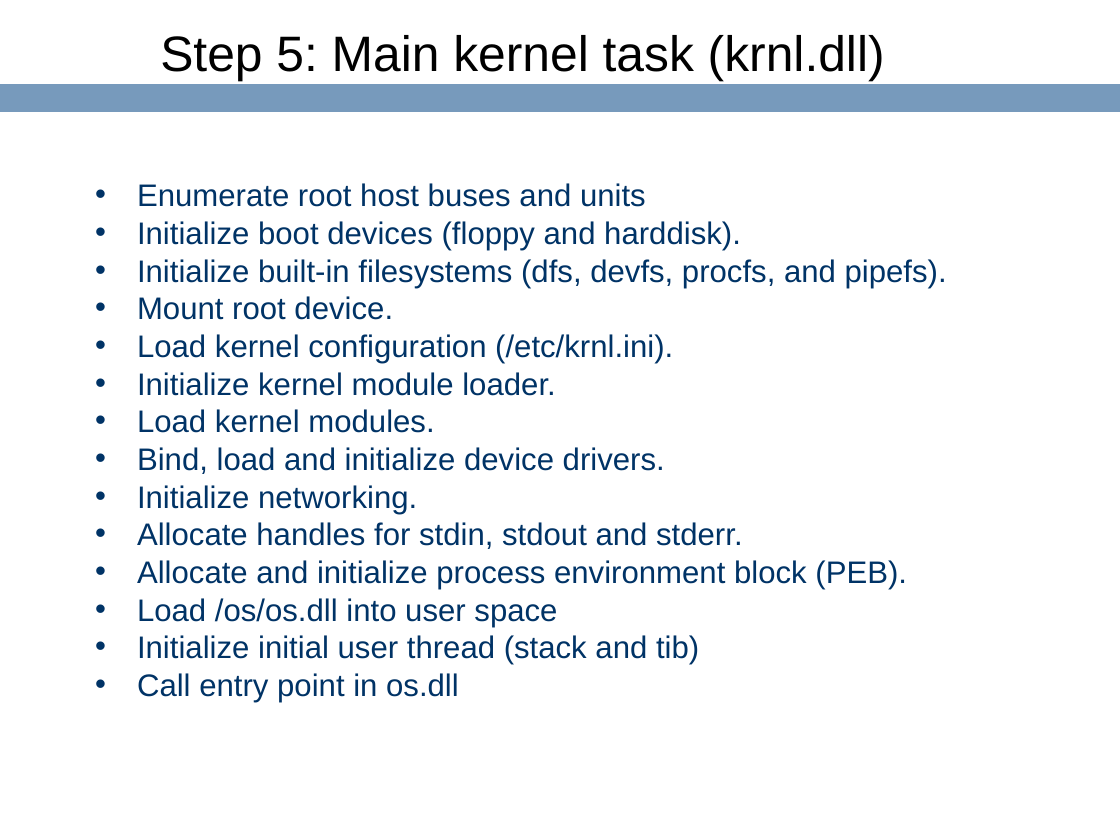
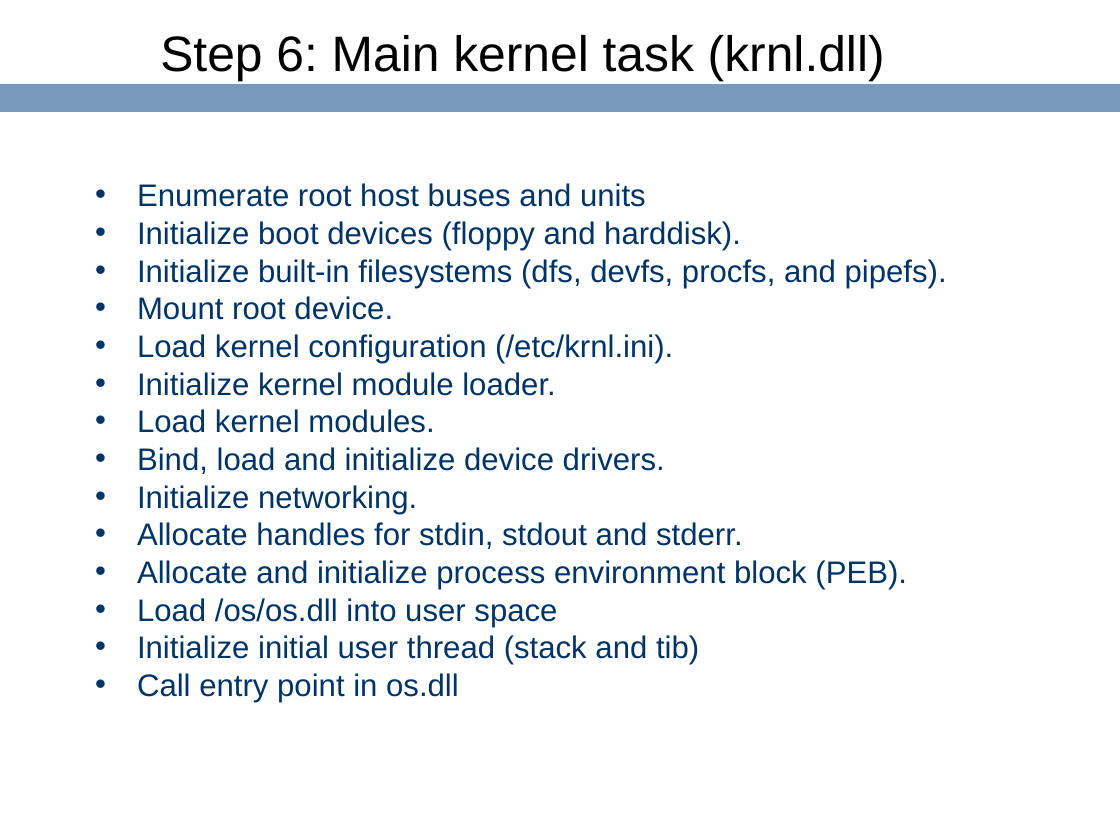
Before and after one commit to ringgaard/sanos, a slide deck: slide 22 of doc/sanostech.ppt (slide 21 before the commit). Drawn at 1120x840 pixels with LibreOffice and Linux fonts; fonts in the diff are those of the drawing; background and template pictures are left out. Boxes give left, top, right and bottom in pixels: in the first picture for what was removed or moved away, otherwise in the second. Text is boxed around its words. In the diff, an @@ line names an element or a change of style, - is before the commit and + after.

```diff
--- a/doc/sanostech.ppt
+++ b/doc/sanostech.ppt
@@ title at (160, 35, 885, 81): text changed @@
-Step 5: Main kernel task (krnl.dll)
+Step 6: Main kernel task (krnl.dll)
```
Also in this commit, not shown: 7 other slides changed, 1 slide added.
